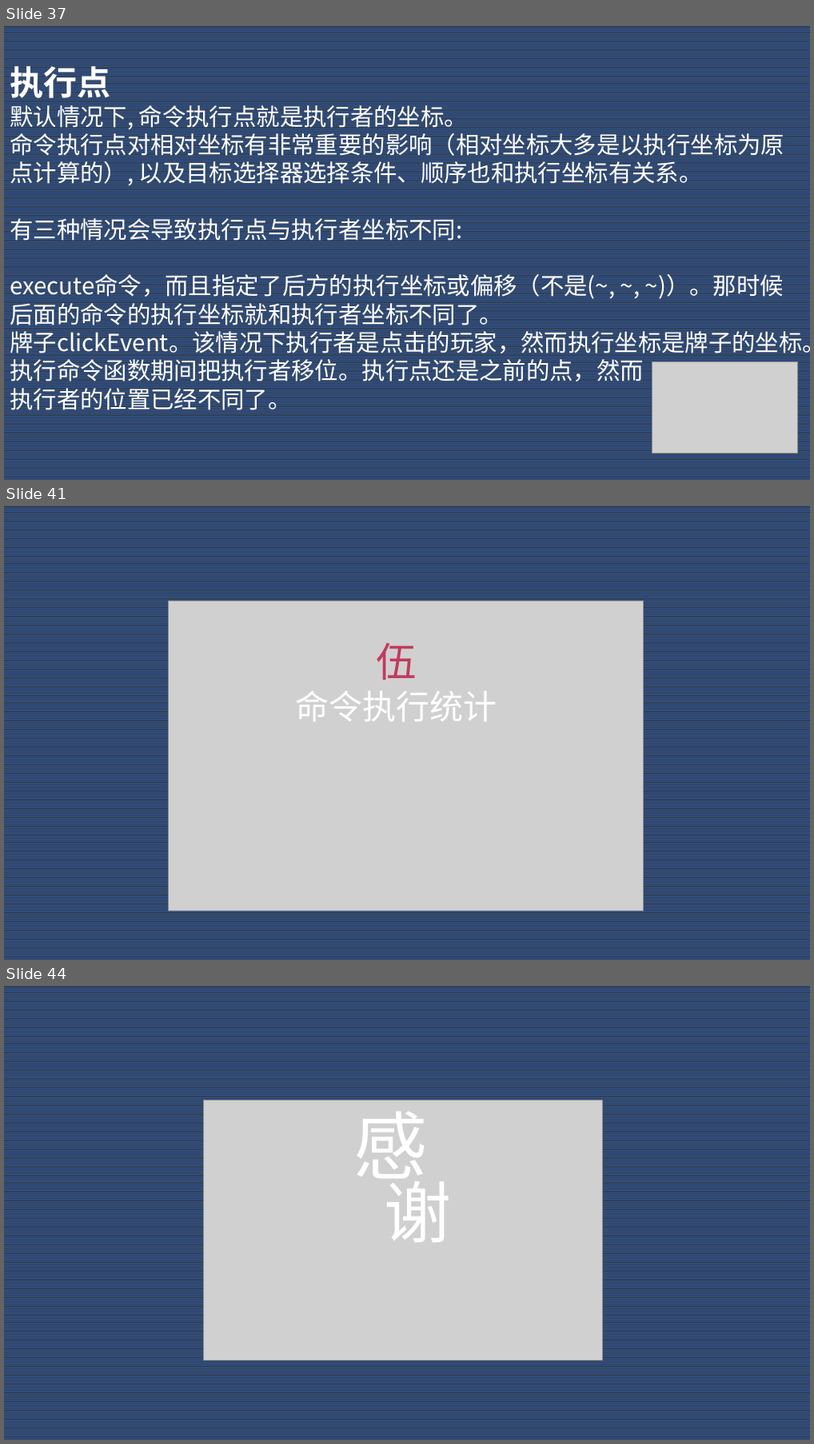
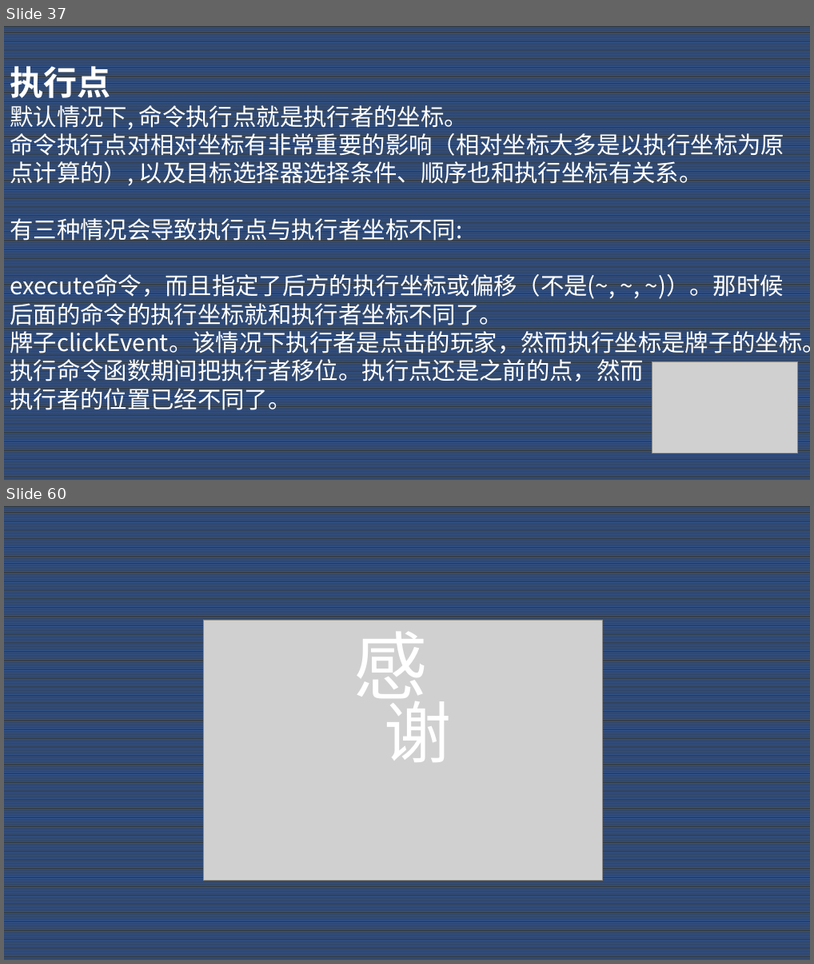
Before and after one commit to Dubhe-Studio/VanillaModTutorialVideo, a slide deck: Day 1 基础概念/PPT/Day 1.pptx. Shown one above the other, each under a label of ours: slides 37, 41 and 44 before the commit, slides 37 and 60 after it; the slides between them are not shown. The pictures are 814x1444 and 814x964 pixels, drawn with LibreOffice and Linux fonts; fonts in the diff are those of the drawing; grey boxes stand for pictures. Boxes give left, top, right and bottom in pixels: in the first picture for what was removed or moved away, otherwise in the second. Text is boxed around its words. In the diff, an @@ line names an element or a change of style, - is before the commit and + after.

```diff
--- a/Day 1 基础概念/PPT/Day 1.pptx
+++ b/Day 1 基础概念/PPT/Day 1.pptx
@@ slide 41 removed at [4, 506, 810, 960], background pattern #2F5597 on #333F50 @@
@@ picture removed at [168, 600, 643, 910] @@
@@ text removed at [296, 643, 498, 721] @@
-伍
-命令执行统计
@@ what was slide 44 is now slide 60 @@
```
Also in this commit, not shown: 5 slides changed, 20 slides added, 3 other slides removed, 2 other files.
